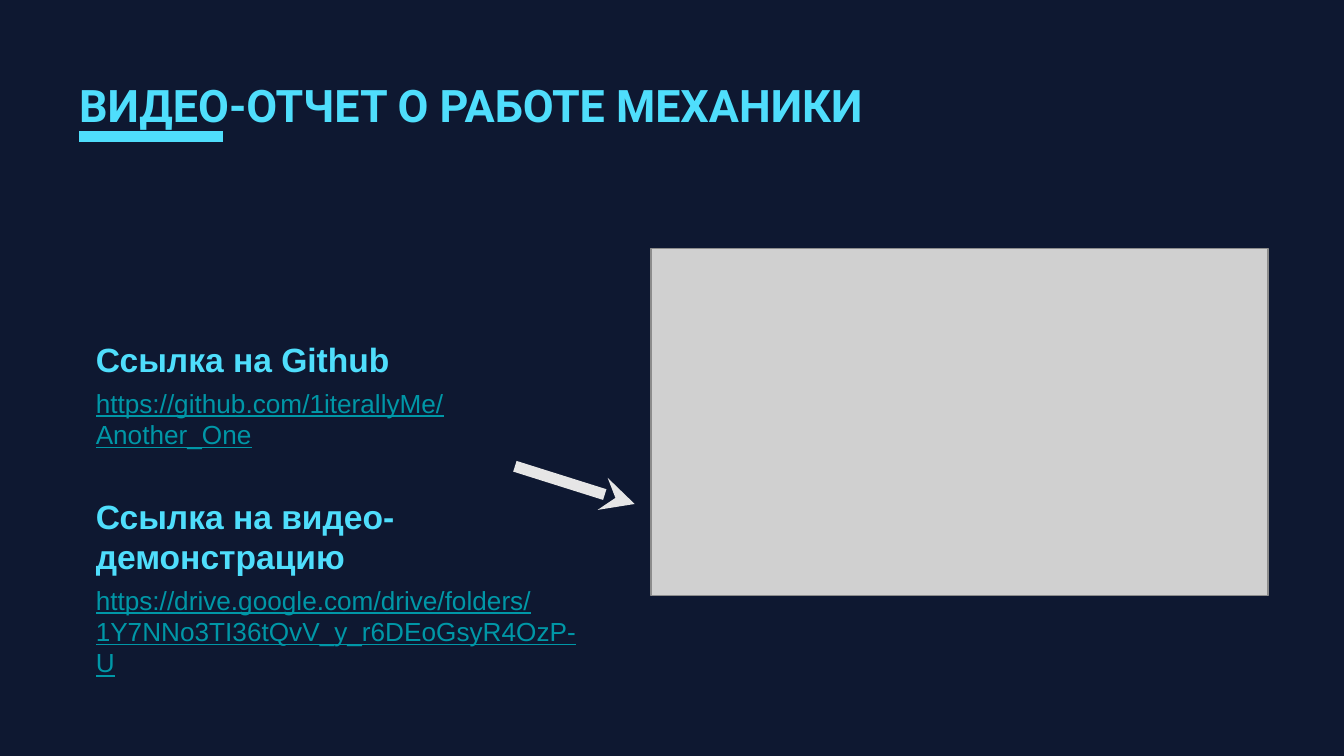
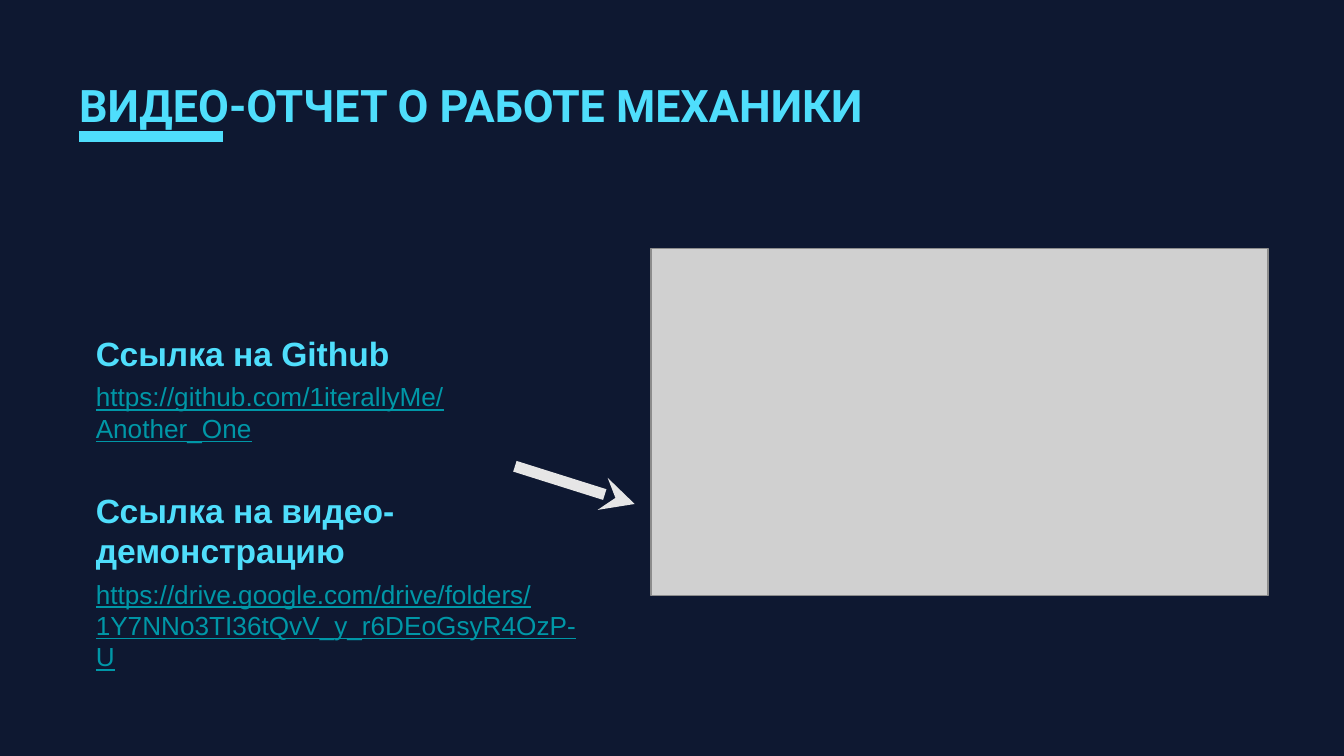
Before and after one commit to 1iterallyMe/Another_One, a slide deck: slide 9 of docs/presentation/Another_One_54266_Архитектура.pptx. Drawn at 1344x756 pixels with LibreOffice and Linux fonts; fonts in the diff are those of the drawing; grey boxes stand for pictures. Boxes give left, top, right and bottom in pixels: in the first picture for what was removed or moved away, otherwise in the second. Text is boxed around its words. In the diff, an @@ line names an element or a change of style, - is before the commit and + after.

```diff
--- a/docs/presentation/Another_One_54266_Архитектура.pptx
+++ b/docs/presentation/Another_One_54266_Архитектура.pptx
@@ text at bbox=[96, 341, 389, 367]: line spacing 1.15 to 1 @@
```
Also in this commit, not shown: 8 other slides changed, 22 other files.
